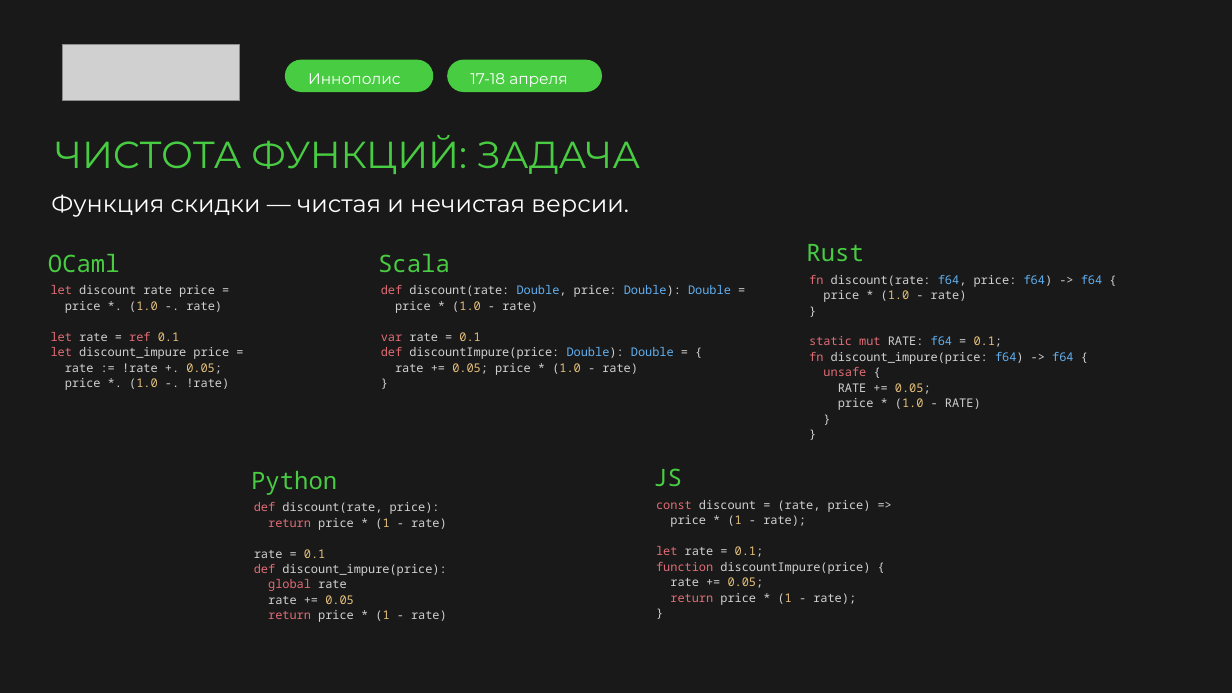
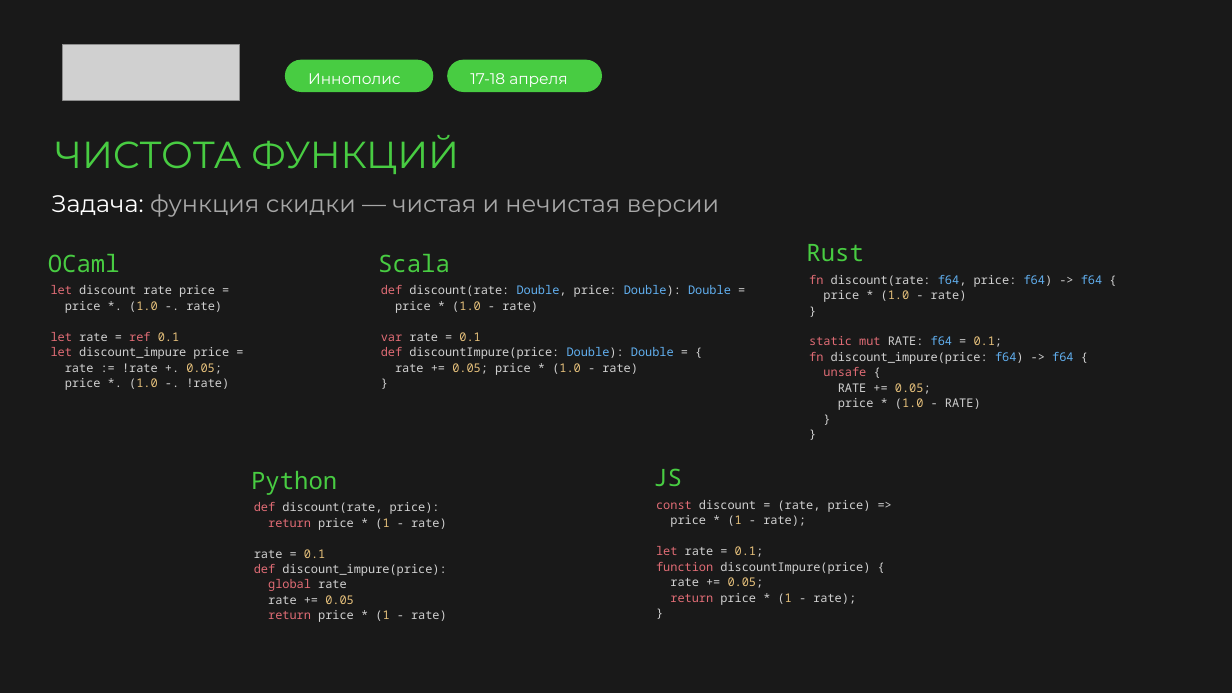
Before and after one commit to argent-smith/presentations, a slide deck: slide 33 of FP_Talk_2026/merge/presentation.pptx. Drawn at 1232x693 pixels with LibreOffice and Linux fonts; fonts in the diff are those of the drawing; grey boxes stand for pictures; background and template pictures are left out. Boxes give left, top, right and bottom in pixels: in the first picture for what was removed or moved away, otherwise in the second. Text is boxed around its words. In the diff, an @@ line names an element or a change of style, - is before the commit and + after.

```diff
--- a/FP_Talk_2026/merge/presentation.pptx
+++ b/FP_Talk_2026/merge/presentation.pptx
@@ text at bbox=[55, 135, 459, 174]: text changed @@
-ЧИСТОТА ФУНКЦИЙ: ЗАДАЧА
+ЧИСТОТА ФУНКЦИЙ
@@ text at bbox=[51, 194, 719, 217]: text changed; text colour #FFFFFF to #A7A7A7 @@
-Функция скидки — чистая и нечистая версии.
+Задача: функция скидки — чистая и нечистая версии
```
Also in this commit, not shown: 5 other slides changed, 1 other file.
